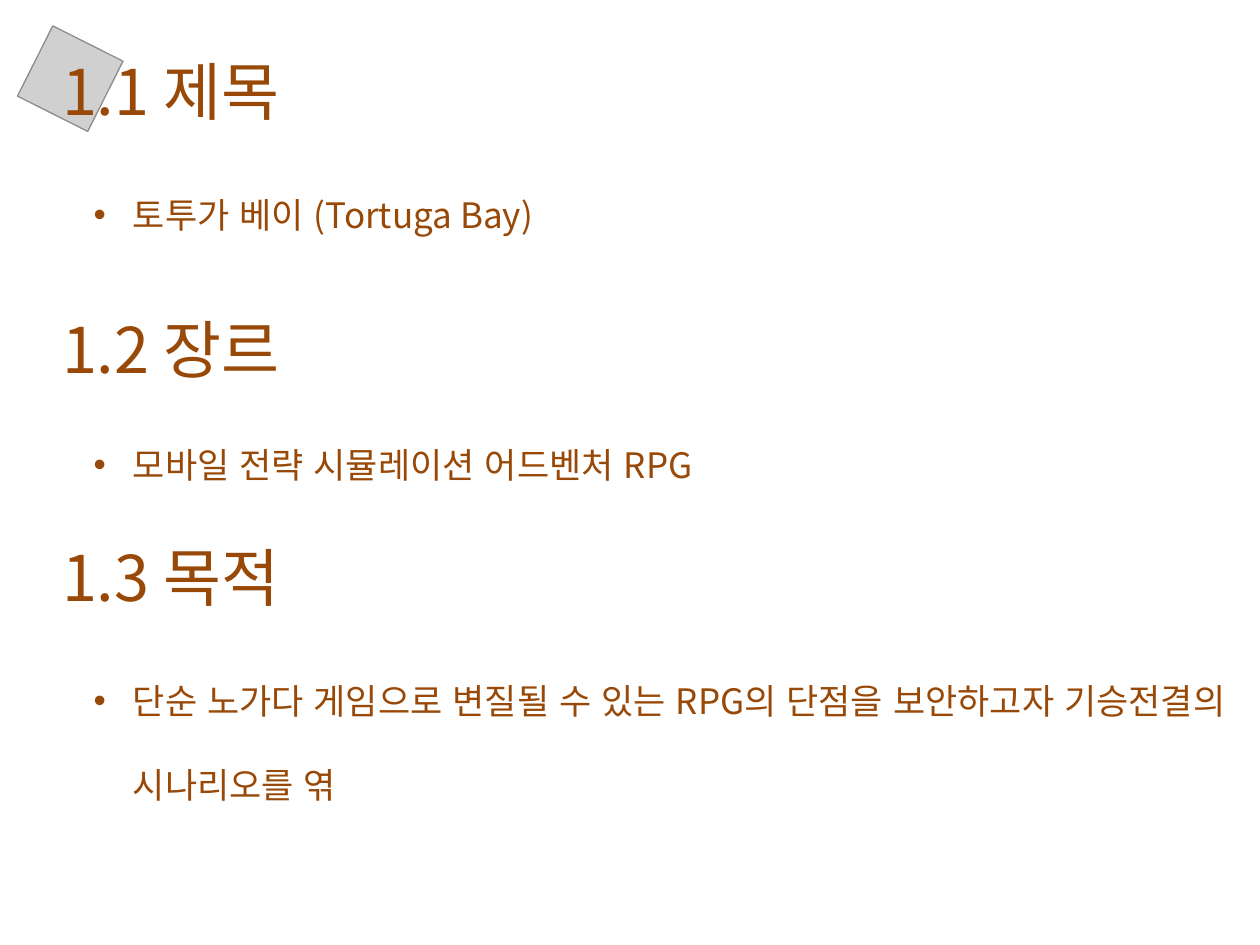
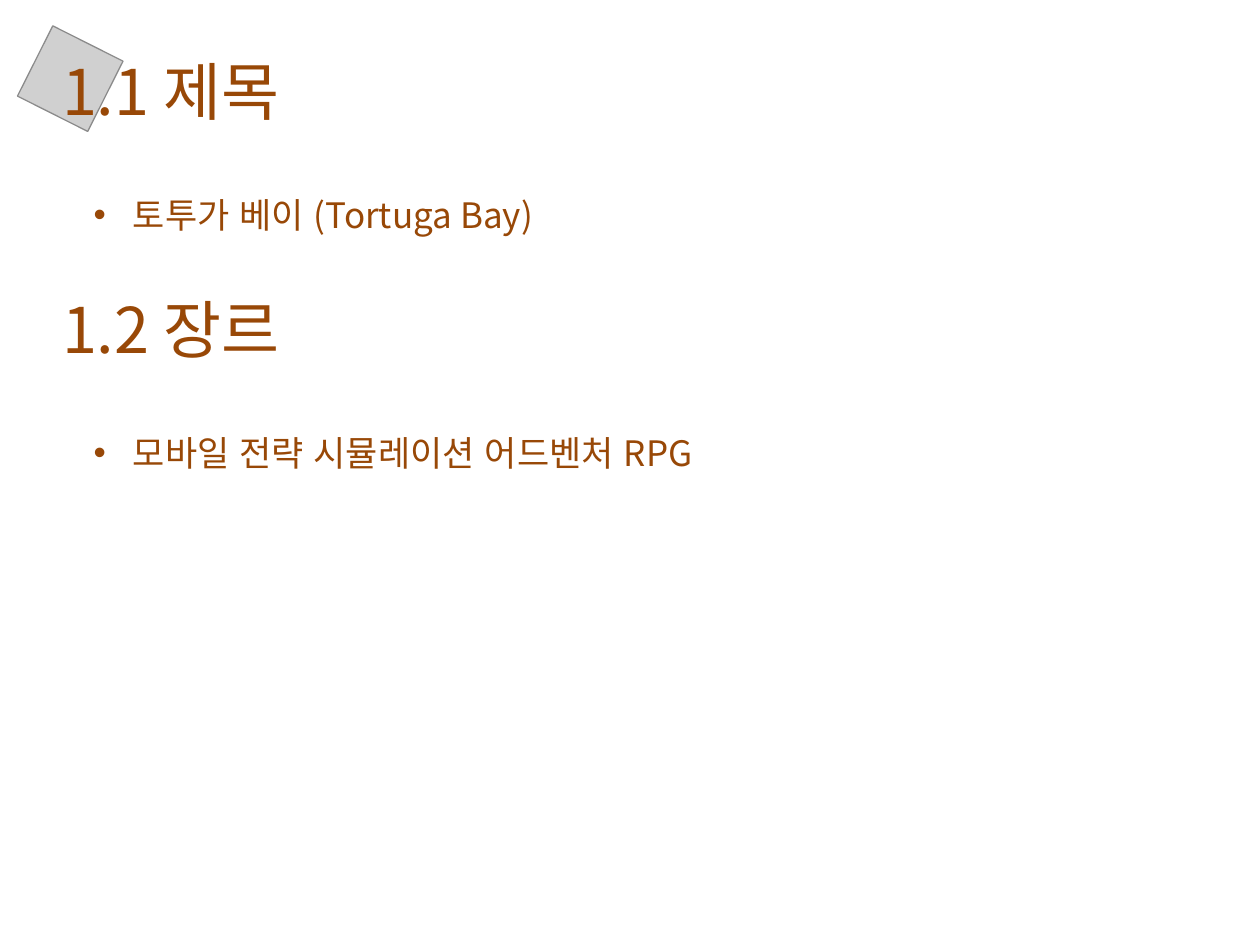
Before and after one commit to lge920904/planning_contest, a slide deck: slide 5 of tortuga bay 1.pptx. Drawn at 1260x945 pixels with LibreOffice and Linux fonts; fonts in the diff are those of the drawing; grey boxes stand for pictures; background and template pictures are left out. Boxes give left, top, right and bottom in pixels: in the first picture for what was removed or moved away, otherwise in the second. Text is boxed around its words. In the diff, an @@ line names an element or a change of style, - is before the commit and + after.

```diff
--- a/tortuga bay 1.pptx
+++ b/tortuga bay 1.pptx
@@ text "1.2 장르": place and size @@
-text "1.2 장르" at [62,321,280,378]
+text "1.2 장르" at [62,301,280,358]
@@ text "모바일 전략 시뮬레이션 어드벤처 RPG": place and size @@
-text "모바일 전략 시뮬레이션 어드벤처 RPG" at [133,449,693,481]
+text "모바일 전략 시뮬레이션 어드벤처 RPG" at [133,437,693,469]
@@ text removed at [62,549,280,606] @@
-1.3 목적
@@ text removed at [133,685,1225,801] @@
-• 단순 노가다 게임으로 변질될 수 있는 RPG의 단점을 보안하고자 기승전결의 시나리오를 엮
```
Also in this commit, not shown: 1 slide added, 3 other files.
